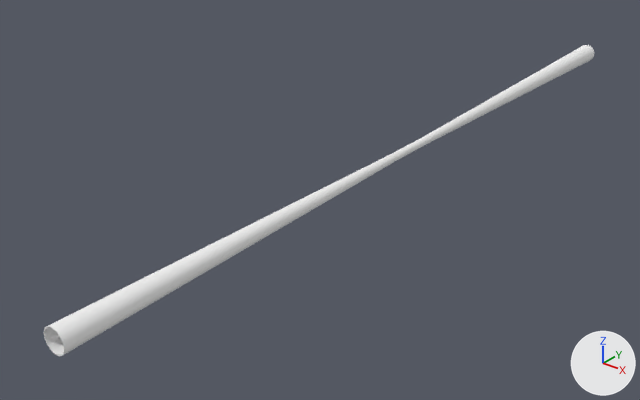
The glTF model src/assets/detectors/CLD_o3_v01.gltf as it was, and as the next commit left it.
Camera for both pictures: a camera (50 mm lens) standing at (124.0, -195.0, 95.0) and looking at (-16.0, -21.0, -13.0). The axes (+X, +Y, +Z) are drawn at lower right. The lights are the same throughout. The older version comes first.

In view in the first picture: 'tube_ConicalChamber_wall2_7.001', 'tube_ConicalChamber_wall_6.001', 'tube_VertexOuterAlb_wall2_5.001', 'tube_VertexOuterAlb_wall_4.001'.
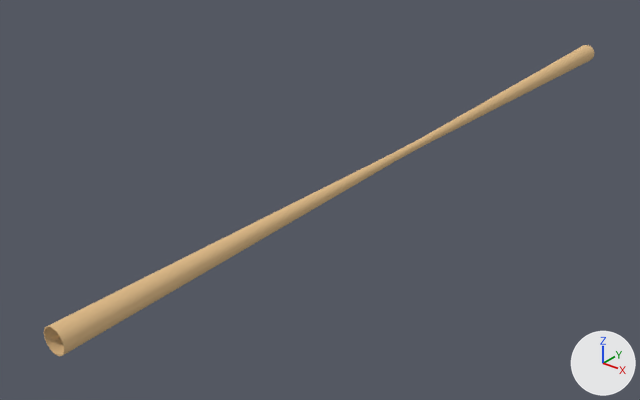
Location of each change, [x1, y1, x2, y2] in pixels of the pictures (640 x 400 px):
'tube_ConicalChamber_wall_6.001', recoloured: [44, 154, 395, 356] in both
'tube_ConicalChamber_wall2_7.001', recoloured: [425, 45, 594, 142] in both
'tube_VertexOuterAlb_wall_4.001', recoloured (white to beige): [392, 145, 413, 161] in both
'tube_VertexOuterAlb_wall2_5.001', recoloured (white to beige): [409, 135, 431, 151] in both

The edits, one by one:
Material 'Material_0' (mat_material_0) changes colour from white #f3f3f3 to beige #dfbb88; in linear values from (0.896, 0.896, 0.896) to (0.738, 0.497, 0.246).
